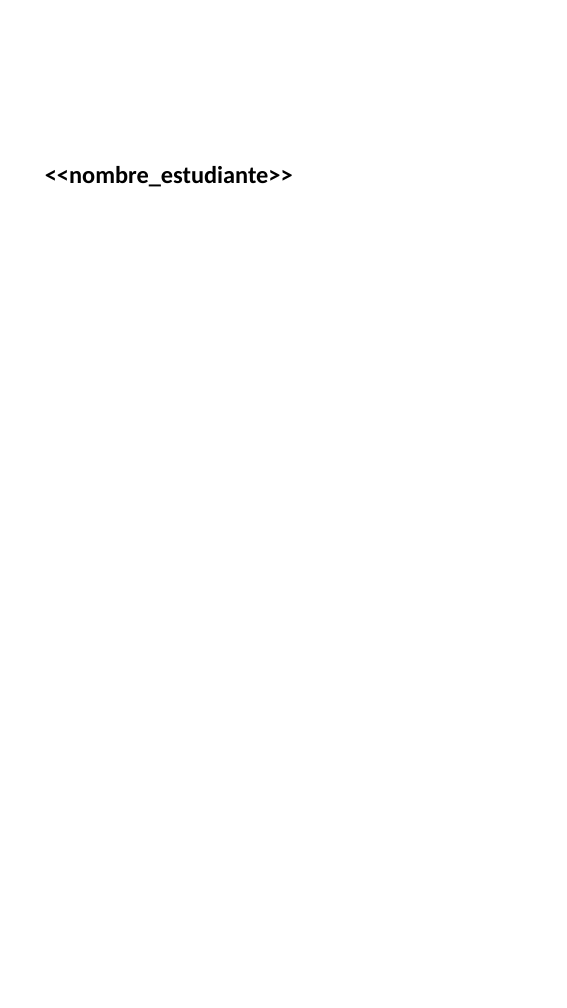
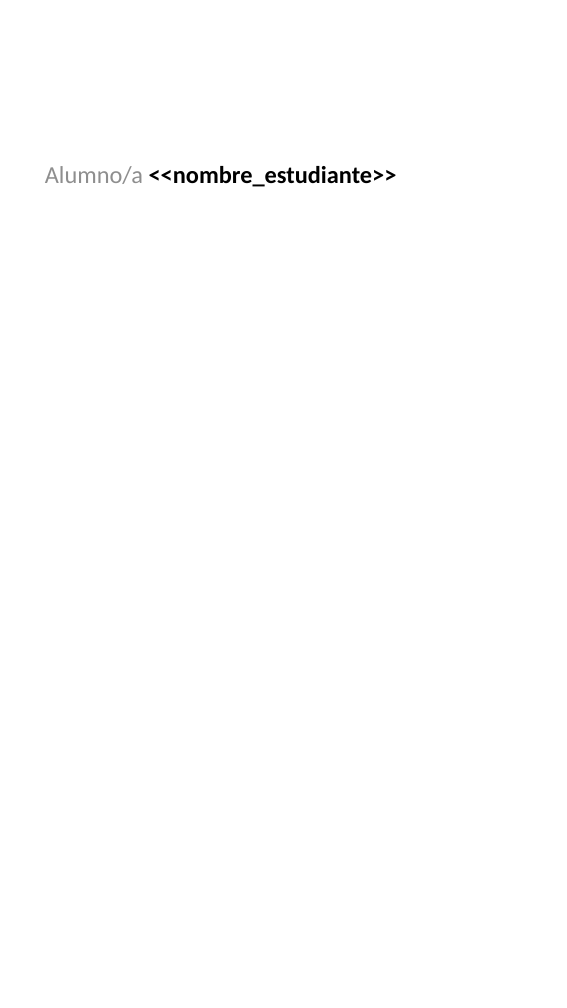
Before and after one commit to gero-educacion/reportgen, a slide deck: slide 1 of assets/template_utp_padres.pptx. Drawn at 567x1008 pixels with LibreOffice and Linux fonts; fonts in the diff are those of the drawing; background and template pictures are left out. Boxes give left, top, right and bottom in pixels: in the first picture for what was removed or moved away, otherwise in the second. Text is boxed around its words. In the diff, an @@ line names an element or a change of style, - is before the commit and + after.

Commit message:
change template padres

```diff
--- a/assets/template_utp_padres.pptx
+++ b/assets/template_utp_padres.pptx
@@ text at (x1=45, y1=166, x2=397, y2=187): text changed @@
-<<nombre_estudiante>>
+Alumno/a <<nombre_estudiante>>
```
